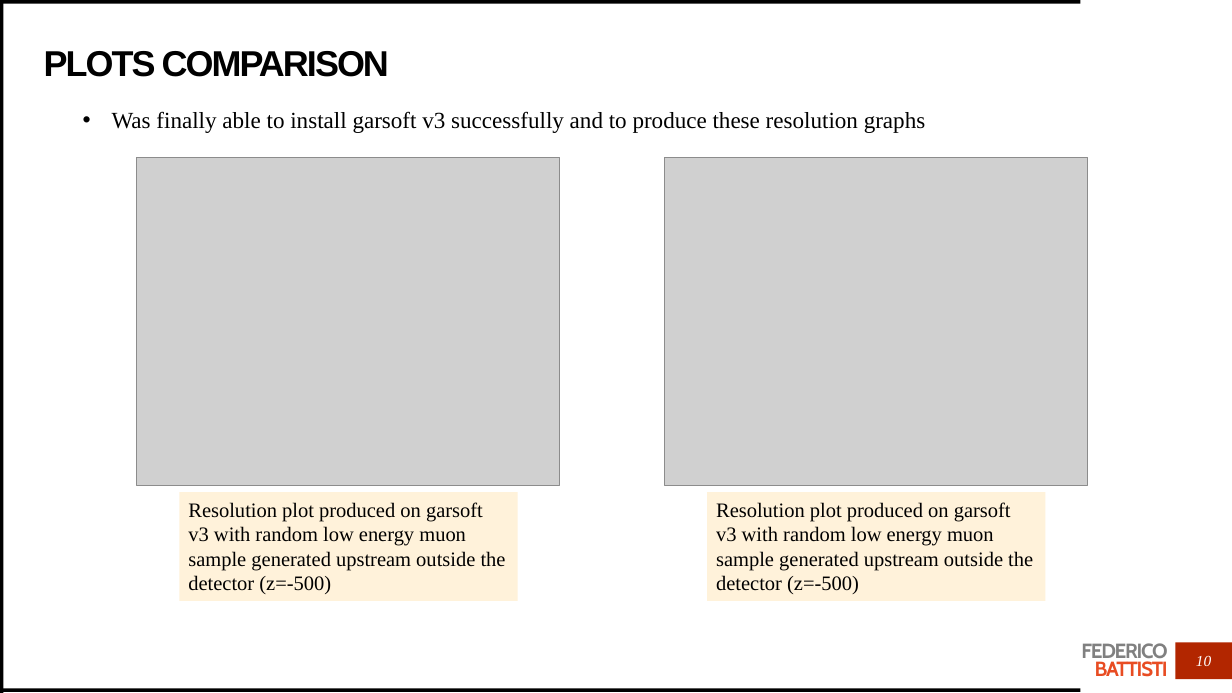
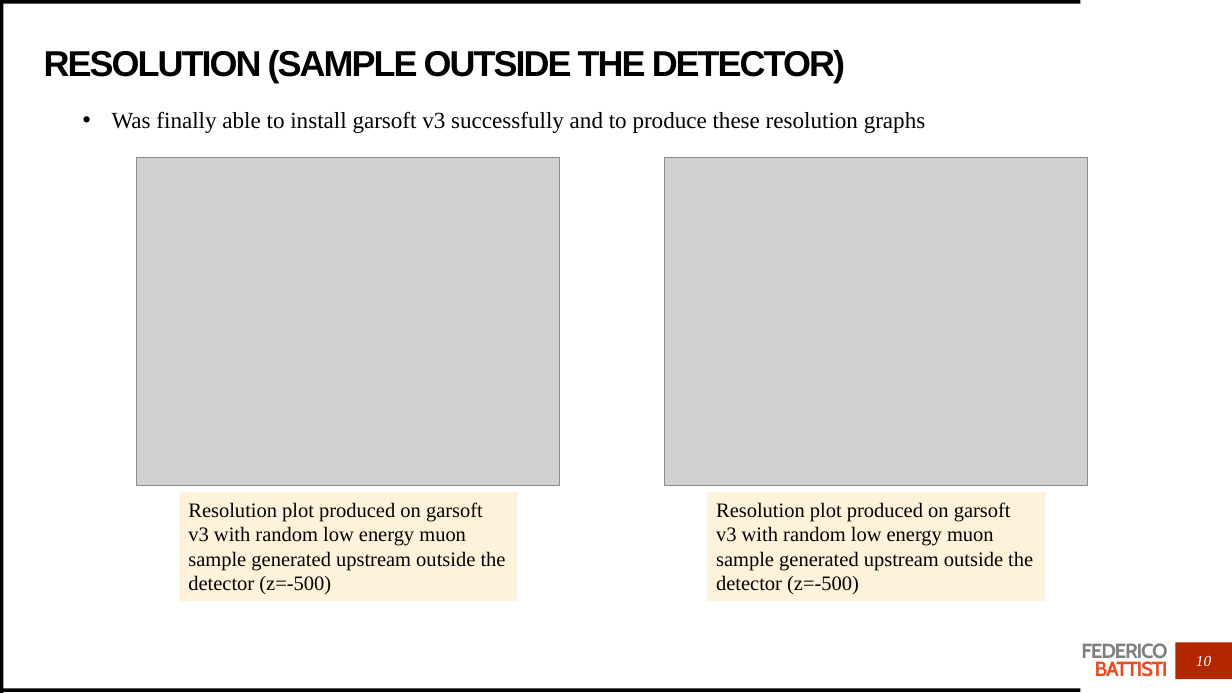
Before and after one commit to Trenchcoat95/OxfordCode, a slide deck: slide 10 of Simulation Exercise.pptx. Drawn at 1232x693 pixels with LibreOffice and Linux fonts; fonts in the diff are those of the drawing; grey boxes stand for pictures. Boxes give left, top, right and bottom in pixels: in the first picture for what was removed or moved away, otherwise in the second. Text is boxed around its words. In the diff, an @@ line names an element or a change of style, - is before the commit and + after.

Commit message:
Energy plots + first edep-sim display

```diff
--- a/Simulation Exercise.pptx
+++ b/Simulation Exercise.pptx
@@ title at (x1=44, y1=50, x2=845, y2=83): text changed @@
-PLOTS COMPARISON
+RESOLUTION (SAMPLE OUTSIDE THE DETECTOR)
```
Also in this commit, not shown: 2 other slides changed, 4 slides added, 1 slide removed, 10 other files.
